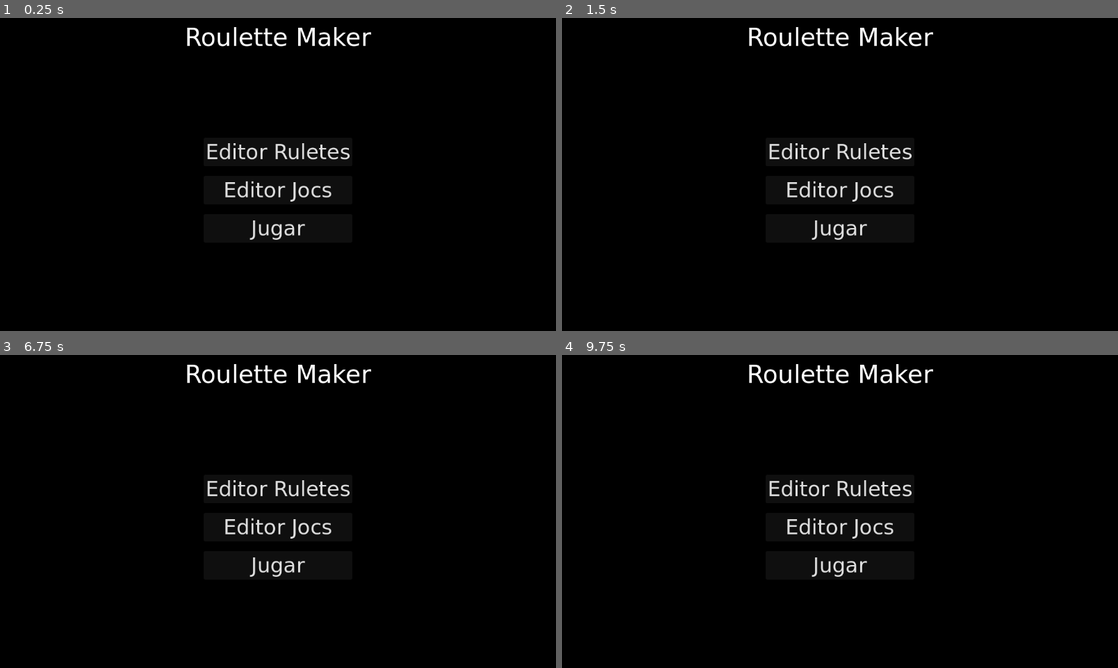
Above: before the commit, frames 1-4 (two rows, left to right).
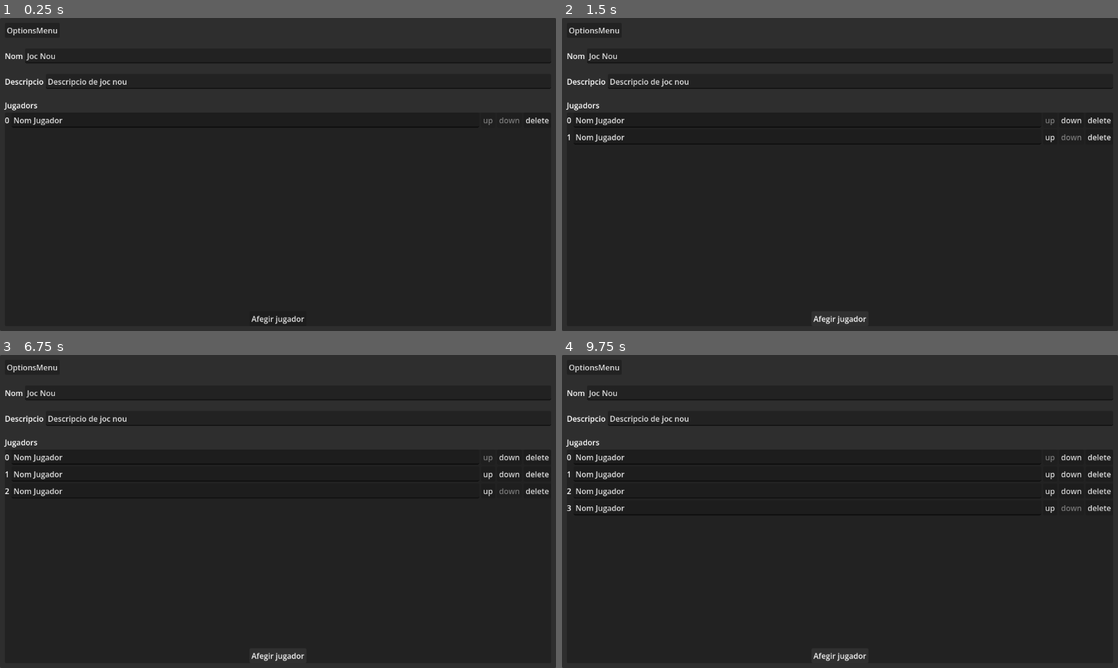
Above: after the commit, the same moments.

Repository: Zamme/vgs-custom-roulette
Game: Godot game, scene res://src/game_manager.tscn
Two runs of this game, one before a commit and one after it. Both use one fixed random seed, a clock stepped at 60 frames per second and the inputs below.
Inputs (mouse positions are in pixels of both pictures, inside the frame that each line leads up to):
- Up to frame 1 (0.25 s): no input
- Up to frame 2 (1.5 s): click (840, 190) at 0.5 s, where only the run before the commit has a clickable "Editor Jocs"; click (840, 318) at 1.25 s, where only the run after the commit has a clickable "Afegir jugador"
- Up to frame 3 (6.75 s): click (511, 458) at 2 s, where only the run after the commit has a clickable "down"; click (489, 473) at 2.75 s, where only the run after the commit has a clickable "up"; click (278, 564) at 3.5 s, where only the run before the commit has a clickable "Jugar"; click (278, 564) at 4.25 s, where only the run before the commit has a clickable "Jugar"; click (511, 458) at 5 s, where only the run after the commit has a clickable "down"; click (489, 473) at 5.75 s, where only the run after the commit has a clickable "up"; click (278, 655) at 6.5 s, where only the run after the commit has a clickable "Afegir jugador"
- Up to frame 4 (9.75 s): click (1073, 458) at 7.25 s, where only the run after the commit has a clickable "down"; click (840, 564) at 8 s, where only the run before the commit has a clickable "Jugar"; click (1051, 473) at 8.75 s, where only the run after the commit has a clickable "up"; click (840, 655) at 9.5 s, where only the run after the commit has a clickable "Afegir jugador"

The runs differ from the first frame. In frame 1, 93% of the frame differs, in the area x 0-100%, y 0-100%; in frame 2, 93%; in frame 3, 92%; in frame 4, 92%.

Commit message:
game editor added

Diff:
--- /dev/null
+++ b/src/editor/game_editor_control.tscn
@@ -0,0 +1,129 @@
+[gd_scene format=3 uid="uid://docfak8u1lvp1"]
+
+[ext_resource type="Script" uid="uid://ct67q4gpa3ctj" path="res://src/scripts/game_editor_control.gd" id="1_k0fq7"]
+[ext_resource type="PackedScene" uid="uid://ufemu51pac3q" path="res://src/ui/player_editing_h_box.tscn" id="2_0k16j"]
+
+[node name="GameEditorControl" type="Control" unique_id=410234741]
+layout_mode = 3
+anchors_preset = 15
+anchor_right = 1.0
+anchor_bottom = 1.0
+grow_horizontal = 2
+grow_vertical = 2
+script = ExtResource("1_k0fq7")
+
+[node name="PanelContainer" type="PanelContainer" parent="." unique_id=559306460]
+layout_mode = 1
+anchors_preset = 15
+anchor_right = 1.0
+anchor_bottom = 1.0
+grow_horizontal = 2
+grow_vertical = 2
+
+[node name="MarginContainer" type="MarginContainer" parent="PanelContainer" unique_id=786776896]
+layout_mode = 2
+theme_override_constants/margin_left = 10
+theme_override_constants/margin_top = 10
+theme_override_constants/margin_right = 10
+theme_override_constants/margin_bottom = 10
+
+[node name="VBoxContainer" type="VBoxContainer" parent="PanelContainer/MarginContainer" unique_id=1086362434]
+layout_mode = 2
+theme_override_constants/separation = 22
+
+[node name="MenuBar" type="MenuBar" parent="PanelContainer/MarginContainer/VBoxContainer" unique_id=242865518]
+layout_mode = 2
+size_flags_vertical = 0
+
+[node name="OptionsMenu" type="PopupMenu" parent="PanelContainer/MarginContainer/VBoxContainer/MenuBar" unique_id=236784791]
+item_count = 4
+item_0/text = "Nou"
+item_0/id = 0
+item_1/text = "Carregar"
+item_1/id = 1
+item_2/text = "Guardar"
+item_2/id = 2
+item_3/text = "Sortir"
+item_3/id = 3
+
+[node name="HBoxContainer" type="HBoxContainer" parent="PanelContainer/MarginContainer/VBoxContainer" unique_id=696361778]
+layout_mode = 2
+
+[node name="Label" type="Label" parent="PanelContainer/MarginContainer/VBoxContainer/HBoxContainer" unique_id=917394359]
+layout_mode = 2
+text = "Nom"
+
+[node name="NomJocLineEdit" type="LineEdit" parent="PanelContainer/MarginContainer/VBoxContainer/HBoxContainer" unique_id=160077690]
+layout_mode = 2
+size_flags_horizontal = 3
+placeholder_text = "nom joc"
+structured_text_bidi_override = 2
+
+[node name="HBoxContainer2" type="HBoxContainer" parent="PanelContainer/MarginContainer/VBoxContainer" unique_id=183582627]
+layout_mode = 2
+
+[node name="Label" type="Label" parent="PanelContainer/MarginContainer/VBoxContainer/HBoxContainer2" unique_id=1509886399]
+layout_mode = 2
+text = "Descripcio"
+
+[node name="DescripcioJocLineEdit" type="LineEdit" parent="PanelContainer/MarginContainer/VBoxContainer/HBoxContainer2" unique_id=258801754]
+layout_mode = 2
+size_flags_horizontal = 3
+placeholder_text = "descripcio joc"
+
+[node name="vBoxContainer3" type="VBoxContainer" parent="PanelContainer/MarginContainer/VBoxContainer" unique_id=1271355097]
+layout_mode = 2
+size_flags_vertical = 3
+
+[node name="Label" type="Label" parent="PanelContainer/MarginContainer/VBoxContainer/vBoxContainer3" unique_id=1286120414]
+layout_mode = 2
+size_flags_horizontal = 0
+size_flags_vertical = 0
+text = "Jugadors"
+
+[node name="PanelContainer" type="PanelContainer" parent="PanelContainer/MarginContainer/VBoxContainer/vBoxContainer3" unique_id=525587007]
+layout_mode = 2
+size_flags_horizontal = 3
+size_flags_vertical = 3
+
+[node name="VBoxContainer" type="VBoxContainer" parent="PanelContainer/MarginContainer/VBoxContainer/vBoxContainer3/PanelContainer" unique_id=2084034366]
+layout_mode = 2
+
+[node name="ScrollContainer" type="ScrollContainer" parent="PanelContainer/MarginContainer/VBoxContainer/vBoxContainer3/PanelContainer/VBoxContainer" unique_id=1958641654]
+layout_mode = 2
+size_flags_vertical = 3
+
+[node name="PlayersVBox" type="VBoxContainer" parent="PanelContainer/MarginContainer/VBoxContainer/vBoxContainer3/PanelContainer/VBoxContainer/ScrollContainer" unique_id=1025337052]
+layout_mode = 2
+size_flags_horizontal = 3
+
+[node name="PlayerEditingHBox" parent="PanelContainer/MarginContainer/VBoxContainer/vBoxContainer3/PanelContainer/VBoxContainer/ScrollContainer/PlayersVBox" unique_id=1957268829 instance=ExtResource("2_0k16j")]
+layout_mode = 2
+
+[node name="AddPlayerButton" type="Button" parent="PanelContainer/MarginContainer/VBoxContainer/vBoxContainer3/PanelContainer/VBoxContainer" unique_id=1118858946]
+layout_mode = 2
+size_flags_horizontal = 4
+text = "Afegir jugador"
+
+[node name="NewConfirmationDialog" type="ConfirmationDialog" parent="." unique_id=1411183512]
+initial_position = 1
+dialog_text = "Changes not saved will be lost"
+
+[node name="SaveConfirmationDialog" type="ConfirmationDialog" parent="." unique_id=951478787]
+initial_position = 1
+dialog_text = "File exists. Overwrite it?"
+
+[node name="LoadFileDialog" type="FileDialog" parent="." unique_id=788166164]
+title = "Open a File"
+initial_position = 1
+dialog_hide_on_ok = true
+file_mode = 0
+access = 1
+hidden_files_toggle_enabled = false
+folder_creation_enabled = false
+favorites_enabled = false
+recent_list_enabled = false
+deleting_enabled = false
+
+[connection signal="index_pressed" from="PanelContainer/MarginContainer/VBoxContainer/MenuBar/OptionsMenu" to="." method="_on_options_menu_index_pressed"]
+[connection signal="button_up" from="PanelContainer/MarginContainer/VBoxContainer/vBoxContainer3/PanelContainer/VBoxContainer/AddPlayerButton" to="." method="_on_add_player_button_button_up"]
--- a/src/editor/roulette_editor.tscn
+++ b/src/editor/roulette_editor.tscn
@@ -218,11 +218,18 @@
 dialog_hide_on_ok = true
 file_mode = 0
 access = 1
+hidden_files_toggle_enabled = false
+folder_creation_enabled = false
+deleting_enabled = false
 
 [node name="SaveConfirmationDialog" type="ConfirmationDialog" parent="EditorUIControl" unique_id=1283039132]
 oversampling_override = 1.0
 initial_position = 1
 dialog_text = "File exists. Overwrite?"
+
+[node name="NewConfirmationDialog" type="ConfirmationDialog" parent="EditorUIControl" unique_id=1570168115]
+initial_position = 1
+dialog_text = "Changes not saved will be lost"
 
 [connection signal="index_pressed" from="EditorUIControl/PanelContainer/MarginContainer/VBoxContainer/MenuBar/OpcionsMenu" to="." method="_on_opcions_menu_index_pressed"]
 [connection signal="text_changed" from="EditorUIControl/PanelContainer/MarginContainer/VBoxContainer/HBoxContainer/VBoxContainer/VBoxContainer3/NomLineEdit" to="." method="_on_nom_line_edit_text_changed"]
@@ -232,3 +239,4 @@
 [connection signal="value_changed" from="EditorUIControl/PanelContainer/MarginContainer/VBoxContainer/HBoxContainer/VBoxContainer/VBoxContainer5/MidaFontSpinBox" to="." method="_on_mida_font_spin_box_value_changed"]
 [connection signal="file_selected" from="EditorUIControl/LoadRoulettePopup" to="." method="_on_load_roulette_popup_file_selected"]
 [connection signal="confirmed" from="EditorUIControl/SaveConfirmationDialog" to="." method="_on_save_confirmation_dialog_confirmed"]
+[connection signal="confirmed" from="EditorUIControl/NewConfirmationDialog" to="." method="_on_new_confirmation_dialog_confirmed"]
--- a/src/game_manager.tscn
+++ b/src/game_manager.tscn
@@ -5,6 +5,7 @@
 
 [node name="GameManager" type="Node" unique_id=1773128760]
 script = ExtResource("1_x17l7")
+current_init_type = 3
 
 [node name="SaveLoadManager" type="Node" parent="." unique_id=1601281165]
 script = ExtResource("2_2138g")
--- /dev/null
+++ b/src/scripts/classes/game_info.gd
@@ -0,0 +1,17 @@
+class_name GameInfo
+
+var g_name: String
+var g_description : String
+var g_players : Array
+
+func _init(_name: String = "", _description : String = "", _players : Array = []) -> void:
+	self.g_name = _name
+	self.g_description = _description
+	self.g_players = _players
+
+func clone() -> GameInfo:
+	var _game_info : GameInfo = GameInfo.new()
+	_game_info.g_name = g_name
+	_game_info.g_description = g_description
+	_game_info.g_players = g_players.duplicate()
+	return _game_info
--- /dev/null
+++ b/src/scripts/classes/player_info.gd
@@ -0,0 +1,6 @@
+class_name PlayerInfo
+
+var p_name : String
+
+func _init(_name : String) -> void:
+	self.p_name = _name
--- a/src/scripts/classes/roulette_info.gd
+++ b/src/scripts/classes/roulette_info.gd
@@ -1,4 +1,3 @@
-extends Node
 class_name RouletteInfo
 
 var r_name: String
@@ -7,12 +6,21 @@
 var r_radio_dev: float = 0.5
 var r_mida_font: float = 22.0
 
-func _init(name: String, description: String, segments: Array, radio_dev: float = 0.5, mida_font: float = 22.0) -> void:
+func _init(name: String = "", description: String = "", segments: Array = [], radio_dev: float = 0.5, mida_font: float = 22.0) -> void:
 	self.r_name = name
 	self.r_description = description
 	self.r_segments = segments
 	self.r_radio_dev = radio_dev
 	self.r_mida_font = mida_font
+
+func clone() -> RouletteInfo:
+	var _clone : RouletteInfo = RouletteInfo.new()
+	_clone.r_name = r_name
+	_clone.r_description = r_description
+	_clone.r_radio_dev = r_radio_dev
+	_clone.r_mida_font = r_mida_font
+	_clone.r_segments = r_segments.duplicate()
+	return _clone
 
 func print_info() -> void:
 	print("Name: ", r_name)
--- a/src/scripts/classes/segment_info.gd
+++ b/src/scripts/classes/segment_info.gd
@@ -1,4 +1,3 @@
-extends Node
 class_name SegmentInfo
 
 var s_name: String = ""
--- /dev/null
+++ b/src/scripts/game_editor_control.gd
@@ -0,0 +1,94 @@
+class_name GameEditorControl extends Control
+
+
+@onready var nom_joc_lineedit : LineEdit = $PanelContainer/MarginContainer/VBoxContainer/HBoxContainer/NomJocLineEdit
+@onready var descripcio_joc_lineedit : LineEdit = $PanelContainer/MarginContainer/VBoxContainer/HBoxContainer2/DescripcioJocLineEdit
+@onready var player_vbox : VBoxContainer = $PanelContainer/MarginContainer/VBoxContainer/vBoxContainer3/PanelContainer/VBoxContainer/ScrollContainer/PlayersVBox
+@onready var new_confirmation_dialog : ConfirmationDialog = $NewConfirmationDialog
+@onready var save_confirmation_dialog : ConfirmationDialog = $SaveConfirmationDialog
+@onready var load_file_dialog : FileDialog = $LoadFileDialog
+
+var player_hbox_prefab : PackedScene = preload("res://src/ui/player_editing_h_box.tscn")
+
+var game_info_default : GameInfo = GameInfo.new("Joc Nou", "Descripcio de joc nou", [PlayerInfo.new("Nom Jugador")])
+var game_info : GameInfo
+
+
+func _ready() -> void:
+	Globals.game_editor_scene = self
+	new_game()
+
+func add_player() -> void:
+	var new_player : PlayerInfo = PlayerInfo.new("Nom Jugador")
+	game_info.g_players.append(new_player)
+	update_editor()
+
+func clear_players_vbox() -> void:
+	for _child in player_vbox.get_children():
+		_child.queue_free()
+
+func delete_player(_index : int) -> void:
+	game_info.g_players.remove_at(_index)
+	update_editor()
+
+func fill_players_vbox() -> void:
+	clear_players_vbox()
+	for i_player in game_info.g_players.size():
+		var new_player : PlayerEditingHBox = player_hbox_prefab.instantiate()
+		player_vbox.add_child(new_player)
+		if i_player == 0:
+			new_player.up_button.disabled = true
+		if i_player == game_info.g_players.size()-1:
+			new_player.down_button.disabled = true
+		new_player.create_player(i_player, game_info.g_players[i_player])
+
+func load_game():
+	pass
+
+func modify_player_name(_player_index : int, _name : String) -> void:
+	game_info.g_players[_player_index].p_name = _name
+
+func move_player_down(_index : int):
+	var temp_player = game_info.g_players[_index+1]
+	game_info.g_players[_index+1] = game_info.g_players[_index]
+	game_info.g_players[_index] = temp_player
+	update_editor()
+
+func move_player_up(_index : int):
+	var temp_player = game_info.g_players[_index-1]
+	game_info.g_players[_index-1] = game_info.g_players[_index]
+	game_info.g_players[_index] = temp_player
+	update_editor()
+
+func new_game() -> void:
+	game_info = game_info_default.clone()
+	update_editor()
+
+func save_game():
+	pass
+
+func update_editor() -> void:
+	nom_joc_lineedit.text = game_info.g_name
+	descripcio_joc_lineedit.text = game_info.g_description
+	fill_players_vbox()
+
+func _on_add_player_button_button_up() -> void:
+	add_player()
+
+func _on_options_menu_index_pressed(index: int) -> void:
+	match index:
+		0:
+			new_confirmation_dialog.popup_centered()
+		1:
+			Globals.save_load_manager.check_games_dir()
+			if load_file_dialog.root_subfolder == "":
+				load_file_dialog.root_subfolder = Globals.save_load_manager.GAMES_DIRNAME
+			load_file_dialog.popup_centered()
+			#load_roulette()
+		2:
+			if Globals.save_load_manager.exists_game_file(game_info.g_name):
+				save_confirmation_dialog.popup_centered()
+			else:
+				save_game()
+		3:
+			Globals.game_manager.load_main_menu()
--- a/src/scripts/game_manager.gd
+++ b/src/scripts/game_manager.gd
@@ -3,8 +3,9 @@
 
 const ROULETTE_EDITOR_SCENE_PATH = "res://src/editor/roulette_editor.tscn"
 const MAIN_MENU_SCENE_PATH = "res://src/ui/rm_main_menu_control.tscn"
+const GAME_EDITOR_SCENE_PATH = "res://src/editor/game_editor_control.tscn"
 
-enum InitType {None, MainMenu, RouletteEditor}
+enum InitType {None, MainMenu, RouletteEditor, GameEditor}
 @export var current_init_type : InitType
 
 var current_scene
@@ -19,6 +20,13 @@
 			load_main_menu()
 		InitType.RouletteEditor:
 			load_roulette_editor()
+		InitType.GameEditor:
+			load_game_editor()
+
+func load_game_editor() -> void:
+	unload_current_scene()
+	current_scene = load(GAME_EDITOR_SCENE_PATH).instantiate()
+	add_child(current_scene)
 
 func load_main_menu() -> void:
 	unload_current_scene()
--- a/src/scripts/globals.gd
+++ b/src/scripts/globals.gd
@@ -1,6 +1,7 @@
 extends Node
 
-var roulete_editor_scene
+var roulete_editor_scene : RouletteEditor
 var game_manager : GameManager
 var main_menu
 var save_load_manager : SaveLoadManager
+var game_editor_scene : GameEditorControl
--- /dev/null
+++ b/src/scripts/player_editing_h_box.gd
@@ -0,0 +1,39 @@
+class_name PlayerEditingHBox extends HBoxContainer
+
+@onready var order_label : Label = $OrderLabel
+@onready var nom_jugador_lineedit : LineEdit = $NomJugadorLineEdit
+@onready var up_button : Button = $UpButton
+@onready var down_button : Button = $DownButton
+@onready var delete_button : Button = $DeleteButton
+
+
+func _ready() -> void:
+	pass # Replace with function body.
+
+func create_player(_order : int, _player_info : PlayerInfo):
+	self.order_label.text = str(_order)
+	self.nom_jugador_lineedit.text = _player_info.p_name
+
+func delete_player() -> void:
+	Globals.game_editor_scene.delete_player(int(self.order_label.text))
+
+func modify_player_name(_text : String) -> void:
+	Globals.game_editor_scene.modify_player_name(int(self.order_label.text), _text)
+
+func move_player_down() -> void:
+	Globals.game_editor_scene.move_player_down(int(self.order_label.text))
+
+func move_player_up() -> void:
+	Globals.game_editor_scene.move_player_up(int(self.order_label.text))
+
+func _on_delete_button_button_up() -> void:
+	delete_player()
+
+func _on_up_button_button_up() -> void:
+	move_player_up()
+
+func _on_down_button_button_up() -> void:
+	move_player_down()
+
+func _on_nom_jugador_line_edit_text_changed(new_text: String) -> void:
+	modify_player_name(new_text)
--- a/src/scripts/rm_main_menu_control.gd
+++ b/src/scripts/rm_main_menu_control.gd
@@ -8,7 +8,7 @@
 	Globals.game_manager.load_roulette_editor()
 
 func _on_editor_jocs_button_button_up() -> void:
-	pass # Replace with function body.
+	Globals.game_manager.load_game_editor()
 
 func _on_jugar_button_button_up() -> void:
 	pass # Replace with function body.
--- a/src/scripts/roulette_editor.gd
+++ b/src/scripts/roulette_editor.gd
@@ -10,25 +10,33 @@
 @onready var fontsize_spinbox : SpinBox = $EditorUIControl/PanelContainer/MarginContainer/VBoxContainer/HBoxContainer/VBoxContainer/VBoxContainer5/MidaFontSpinBox
 @onready var load_roulette_popup : FileDialog = $EditorUIControl/LoadRoulettePopup
 @onready var save_confirmation_dialog : ConfirmationDialog = $EditorUIControl/SaveConfirmationDialog
+@onready var new_confirmation_dialog : ConfirmationDialog = $EditorUIControl/NewConfirmationDialog
 
-var roulette_info: RouletteInfo = RouletteInfo.new("Test Roulette", "This is a test roulette",
+var roulette_info_default: RouletteInfo = RouletteInfo.new("New Roulette", "This is a new roulette",
 	[SegmentInfo.new("Segment 1", Color.RED),
 		SegmentInfo.new("Segment 2", Color.GREEN),
 		SegmentInfo.new("Segment 3", Color.BLUE)], 0.5)
+
+var roulette_info : RouletteInfo
 
 var segment_props_vbox_container : PackedScene = preload("res://src/editor/segment_props_v_box_container.tscn")
 var labels_container_packedscene : PackedScene = preload("res://src/editor/labels_container.tscn")
 var labels_container_instance : Node = null
 
-# Called when the node enters the scene tree for the first time.
+
 func _ready() -> void:
 	print("Roulette Editor Ready")
 	Globals.roulete_editor_scene = self
-	update_all_editor()
+	create_new_roulette()
 
 func clean_vbox_children(vbox: VBoxContainer) -> void:
 	for child in vbox.get_children():
 		child.queue_free()
+
+func create_new_roulette() -> void:
+	print("New roulette created")
+	roulette_info = roulette_info_default.clone()
+	update_all_editor()
 
 func load_roulette(_roulette_name : String) -> void:
 	roulette_info = Globals.save_load_manager.load_roulette(_roulette_name)
@@ -99,7 +107,7 @@
 func _on_opcions_menu_index_pressed(index: int) -> void:
 	match index:
 		0:
-			pass
+			new_confirmation_dialog.popup_centered()
 		1:
 			load_roulette_popup.exclusive = true
 			load_roulette_popup.transient = true
@@ -128,3 +136,6 @@
 
 func _on_save_confirmation_dialog_confirmed() -> void:
 	save_roulette()
+
+func _on_new_confirmation_dialog_confirmed() -> void:
+	create_new_roulette()
--- a/src/scripts/save_load_manager.gd
+++ b/src/scripts/save_load_manager.gd
@@ -1,8 +1,10 @@
 class_name SaveLoadManager extends Node
 
+const USER_PREFIX = "user://"
 const ROULETTES_DIRNAME = "roulettes"
-const USER_PREFIX = "user://"
 const ROULETTES_FILES_EXT = ".rul"
+const GAMES_DIRNAME = "games"
+const GAMES_FILES_EXT = ".gam"
 
 func _ready() -> void:
 	Globals.save_load_manager = self
@@ -18,9 +20,40 @@
 		else:
 			print("Rouletes dir created succesfully.")
 
+func check_games_dir():
+	var dir_path : String = USER_PREFIX + GAMES_DIRNAME
+	print(dir_path)
+	if not DirAccess.dir_exists_absolute(dir_path):
+		print("Games dir not found. Creating...")
+		var _error : Error = DirAccess.make_dir_absolute(dir_path)
+		if _error:
+			print("Error: ", _error)
+		else:
+			print("Games dir created succesfully.")
+
 func exists_roulette_file(_roulette_name : String) -> bool:
 	var _roulette_filepath : String = USER_PREFIX + ROULETTES_DIRNAME.path_join(_roulette_name) + ROULETTES_FILES_EXT
 	return FileAccess.file_exists(_roulette_filepath)
+
+func exists_game_file(_game_name : String) -> bool:
+	var _game_filepath : String = USER_PREFIX + GAMES_DIRNAME.path_join(_game_name) + GAMES_FILES_EXT
+	return FileAccess.file_exists(_game_filepath)
+
+func load_game(_game_name : String):
+	var _game_file : ConfigFile = ConfigFile.new()
+	var _game_filepath : String = USER_PREFIX + GAMES_DIRNAME.path_join(_game_name) + GAMES_FILES_EXT
+	check_games_dir()
+	_game_file.load(_game_filepath)
+
+	var _players : Array = Array()
+	var _players_strings : Array = _game_file.get_sections()
+	_players_strings.pop_front()
+	for _player_string in _players_strings:
+		_players.append(PlayerInfo.new(_game_file.get_value(_player_string, "Name", "Nom Jugador")))
+	var _game_info : GameInfo = GameInfo.new(_game_file.get_value("General", "Name", "Joc"),
+											_game_file.get_value("General", "Description", "Un Joc"),
+											_players)
+	return _game_info
 
 func load_roulette(_roulette_name : String):
 	var _roulette_file : ConfigFile = ConfigFile.new()
@@ -40,6 +73,21 @@
 														_roulette_file.get_value("General", "FontSize", 20))
 	return _roulette_info
 
+func save_game(_game_info : GameInfo) -> bool:
+	var _saved : bool
+	var _game_file : ConfigFile = ConfigFile.new()
+
+	_game_file.set_value("General", "Name", _game_info.g_name)
+	_game_file.set_value("General", "Description", _game_info.g_description)
+	for _player in _game_info.g_players:
+		_game_file.set_value(_player.p_name, "Name", _player.p_name)
+
+	var _game_filepath : String = USER_PREFIX + GAMES_DIRNAME.path_join(_game_info.g_name) + GAMES_FILES_EXT
+	check_games_dir()
+	var _error : Error = _game_file.save(_game_filepath)
+	_saved = _error == OK
+	return _saved
+
 func save_roulette(_roulette_info : RouletteInfo) -> bool:
 	var _saved : bool
 	var _roulete_file : ConfigFile = ConfigFile.new()
--- /dev/null
+++ b/src/ui/player_editing_h_box.tscn
@@ -0,0 +1,48 @@
+[gd_scene format=3 uid="uid://ufemu51pac3q"]
+
+[ext_resource type="Script" uid="uid://baxhsgalrm235" path="res://src/scripts/player_editing_h_box.gd" id="1_hv1xj"]
+
+[node name="PlayerEditingHBox" type="HBoxContainer" unique_id=1957268829]
+anchors_preset = 8
+anchor_left = 0.5
+anchor_top = 0.5
+anchor_right = 0.5
+anchor_bottom = 0.5
+offset_left = -119.5
+offset_top = -15.5
+offset_right = 119.5
+offset_bottom = 15.5
+grow_horizontal = 2
+grow_vertical = 2
+size_flags_vertical = 4
+script = ExtResource("1_hv1xj")
+
+[node name="OrderLabel" type="Label" parent="." unique_id=727111663]
+layout_mode = 2
+size_flags_horizontal = 0
+text = "0"
+
+[node name="NomJugadorLineEdit" type="LineEdit" parent="." unique_id=483147713]
+layout_mode = 2
+size_flags_horizontal = 3
+placeholder_text = "Nom Jugador"
+
+[node name="UpButton" type="Button" parent="." unique_id=378178007]
+layout_mode = 2
+size_flags_horizontal = 4
+text = "up"
+
+[node name="DownButton" type="Button" parent="." unique_id=983619595]
+layout_mode = 2
+size_flags_horizontal = 8
+text = "down"
+
+[node name="DeleteButton" type="Button" parent="." unique_id=461133505]
+layout_mode = 2
+size_flags_horizontal = 8
+text = "delete"
+
+[connection signal="text_changed" from="NomJugadorLineEdit" to="." method="_on_nom_jugador_line_edit_text_changed"]
+[connection signal="button_up" from="UpButton" to="." method="_on_up_button_button_up"]
+[connection signal="button_up" from="DownButton" to="." method="_on_down_button_button_up"]
+[connection signal="button_up" from="DeleteButton" to="." method="_on_delete_button_button_up"]
Not shown, added: src/scripts/classes/game_info.gd.uid
Not shown, added: src/scripts/classes/player_info.gd.uid
Not shown, added: src/scripts/game_editor_control.gd.uid
Not shown, added: src/scripts/player_editing_h_box.gd.uid
